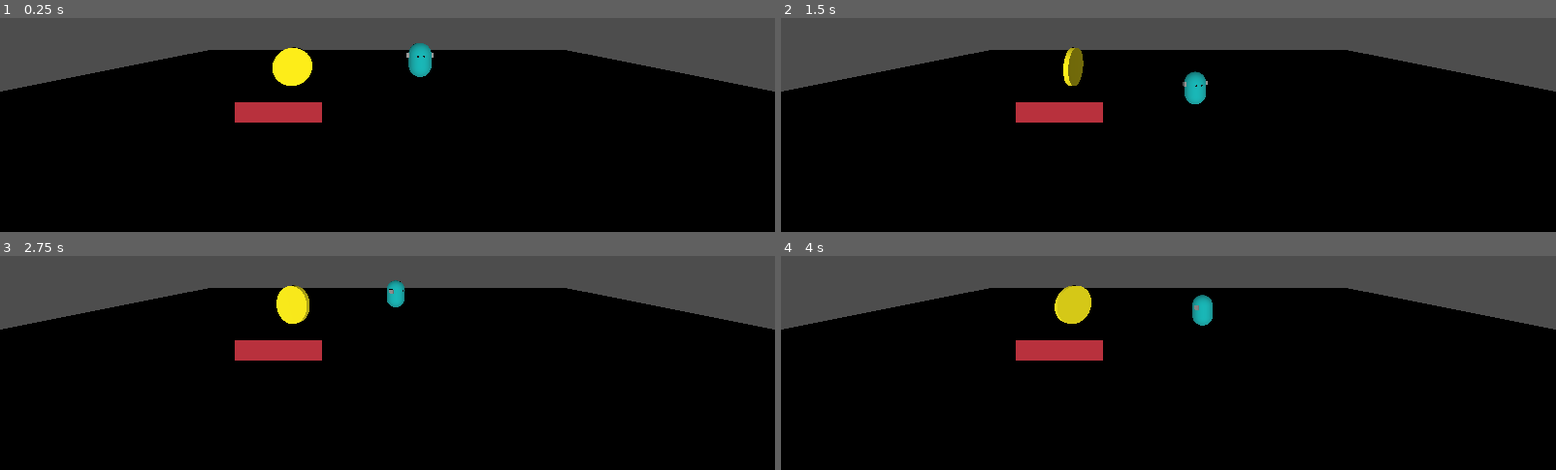
Above: before the commit, frames 1-4 (two rows, left to right).
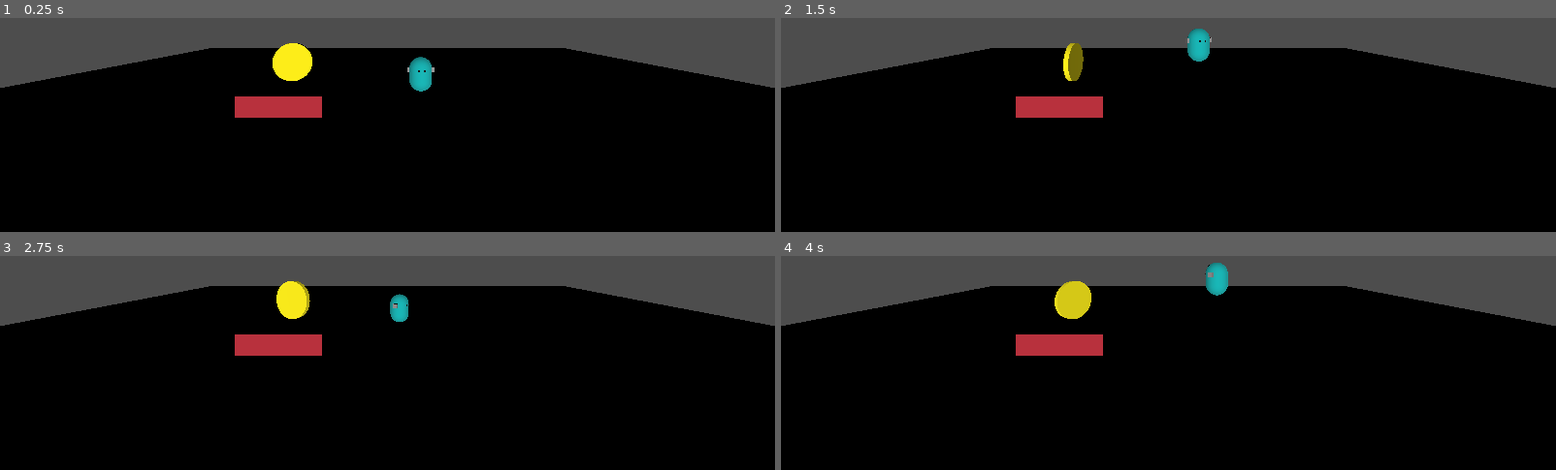
Above: after the commit, the same moments.

Repository: visuallization/godot-4-ml-platformer
Game: Godot game, scene res://environments/platformer/Environment.tscn
The game is run twice, just before and just after one commit, with the same random seed, the same clock (stepped at 60 frames per second) and the same inputs.
Inputs:
- Up to frame 1 (0.25 s): no input
- Up to frame 2 (1.5 s): hold Right (ui_right) 0.53-1.28 s; tap Space at 0.77 s; hold Down (ui_down) from 1.28 s (still down)
- Up to frame 3 (2.75 s): tap Space at 1.52 s; release Down (ui_down) at 2.03 s; hold Right (ui_right) from 2.03 s (still down)
- Up to frame 4 (4 s): release Right (ui_right) at 2.78 s; hold Up (ui_up) 2.78-3.53 s; tap Space at 3.02, 3.77 s; hold Left (ui_left) from 3.53 s (still down)

The runs differ from the first frame. In frame 1, 2.3% of the frame differs, in the area x 0-100%, y 11-49%; in frame 2, 2.5%, in the area x 0-100%, y 4-49%; in frame 3, 2.2%; in frame 4, 2.5%.

Commit message:
fix(player): make sure ground check works more consitently

Diff:
--- a/common/Collectible.tscn
+++ b/common/Collectible.tscn
@@ -12,7 +12,7 @@
 height = 0.5
 
 [sub_resource type="SphereShape3D" id="5"]
-radius = 1.0
+radius = 2.0
 
 [node name="Collectible" type="Area3D"]
 script = ExtResource("1_7t44n")
--- a/common/Floor.tscn
+++ b/common/Floor.tscn
@@ -1,13 +1,13 @@
 [gd_scene load_steps=4 format=3 uid="uid://brvd0sm8361xb"]
 
 [sub_resource type="BoxMesh" id="1"]
-size = Vector3(100, 0.1, 100)
+size = Vector3(100, 1, 100)
 
 [sub_resource type="StandardMaterial3D" id="StandardMaterial3D_ueg6n"]
 albedo_color = Color(1, 0.427451, 1, 1)
 
 [sub_resource type="BoxShape3D" id="2"]
-size = Vector3(100, 0.1, 100)
+size = Vector3(100, 1, 100)
 
 [node name="Floor" type="StaticBody3D"]
 
--- a/common/Player.gd
+++ b/common/Player.gd
@@ -28,8 +28,8 @@
 	var capsule_bottom: Vector3 = global_position + (capsule_collider.position - Vector3.UP * (capsule_height / 2.0))
 	var radius: float = (scale * Vector3(capsule_collider.shape.radius, 0.0, 0.0)).length()
 	var space_state := get_world_3d().direct_space_state
-	var from: Vector3 = capsule_bottom + global_transform.basis.y * 0.01
-	var to: Vector3 = capsule_bottom - global_transform.basis.y * 5
+	var from: Vector3 = capsule_bottom + global_transform.basis.y * 0.1
+	var to: Vector3 = capsule_bottom - global_transform.basis.y * 2
 	var hit := space_state.intersect_ray(PhysicsRayQueryParameters3D.create(from, to))
 	if hit:
 		var normal_angle: float = hit.normal.angle_to(global_transform.basis.y)
--- a/environments/platformer/Environment.tscn
+++ b/environments/platformer/Environment.tscn
@@ -8,10 +8,11 @@
 [node name="Environment" type="Node3D"]
 
 [node name="CoinPlatform" parent="." instance=ExtResource("4_8fdud")]
-transform = Transform3D(1, 0, 0, 0, 1, 0, 0, 0, 1, -10, 1, 0)
+transform = Transform3D(1, 0, 0, 0, 1, 0, 0, 0, 1, -10, 1.5, 0)
 
 [node name="Player" parent="." instance=ExtResource("3_npr1j")]
-transform = Transform3D(1, 0, 0, 0, 1, 0, 0, 0, 1, 3.42436, 5.50612, 0)
+transform = Transform3D(1, 0, 0, 0, 1, 0, 0, 0, 1, 3.5, 4, 0)
+jump_speed = 10.0
 
 [node name="Floor" parent="." instance=ExtResource("4_jphtt")]
 
